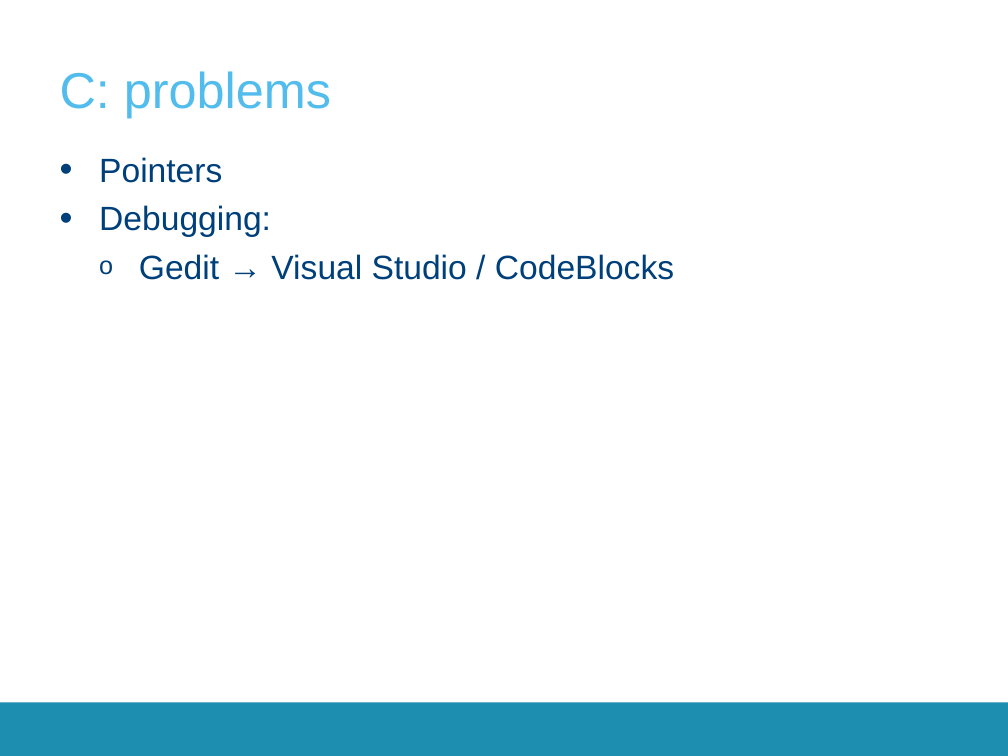
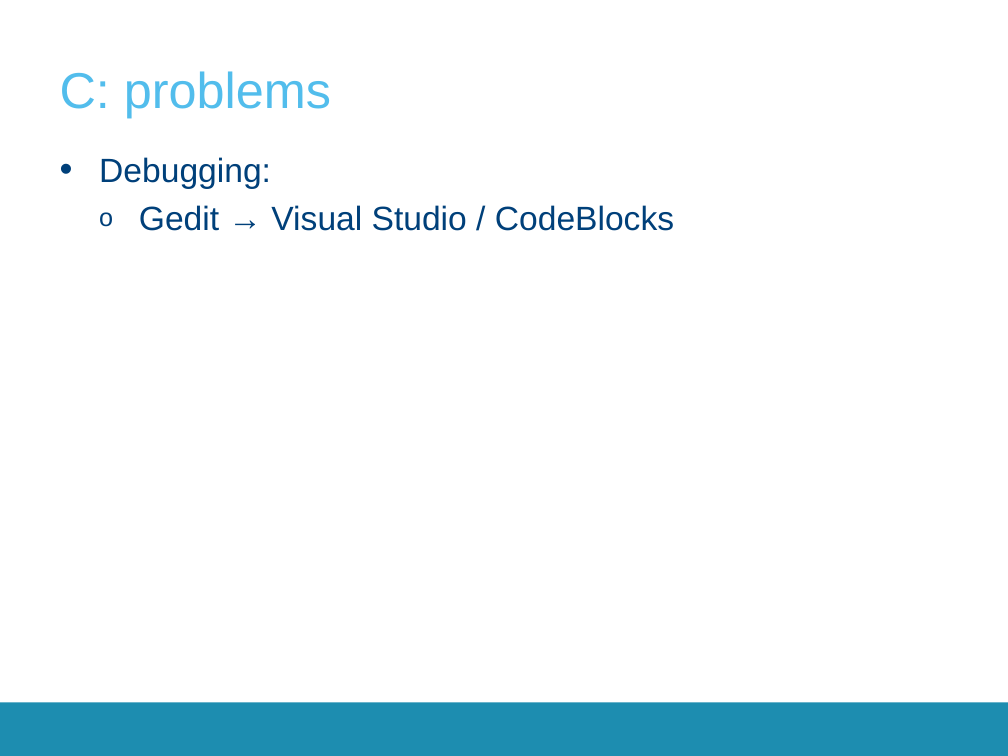
Before and after one commit to SepOwnage/P-O5, a slide deck: slide 12 of Presentatie/Presentatie.pptx. Drawn at 1008x756 pixels with LibreOffice and Linux fonts; fonts in the diff are those of the drawing; background and template pictures are left out. Boxes give left, top, right and bottom in pixels: in the first picture for what was removed or moved away, otherwise in the second. Text is boxed around its words. In the diff, an @@ line names an element or a change of style, - is before the commit and + after.

```diff
--- a/Presentatie/Presentatie.pptx
+++ b/Presentatie/Presentatie.pptx
@@ text at box(99, 157, 222, 183): paragraph removed @@
-• Pointers
```
Also in this commit, not shown: 4 other slides changed, 1 slide added.
